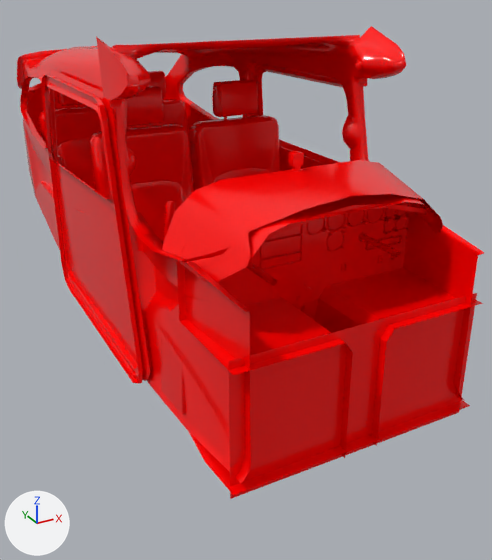
Renders of the FBX model Unity_PlanePreFlightCheck/Assets/_/ART/3D/3DModels/Plane/3D_Cessna_172_Int.fbx from each side of a commit.
Rendered twice from a camera (50 mm lens) standing at (-1.21, -2.26, 2.13) and looking at (0.18, 0.26, 0.86). The axes (+X, +Y, +Z) are drawn at lower left. The lights are the same throughout. The first picture is the older version. Where no turn or scale is listed for an object, it has been applied to the vertices. Vertices at exactly the same position are counted once.

The older version as bpy lines, for what is in view:
```python
me_mesh_001 = bpy.data.meshes.new('Mesh.001')
me_mesh_001.from_pydata(...)  # 6787 vertices, 6150 faces; spans x -0.54..0.54, y -1.41..1.41, z -0.64..0.64
me_mesh_001.materials.append(mat_mat_cessna_172_int)  # red #ff0000
me_mesh_002 = bpy.data.meshes.new('Mesh.002')
me_mesh_002.from_pydata(...)  # 650 vertices, 658 faces; spans x -0.148..0.148, y -0.264..0.264, z -0.087..0.087
me_mesh_002.materials.append(mat_mat_cessna_172_int)  # red #ff0000
me_mesh_003 = bpy.data.meshes.new('Mesh.003')
me_mesh_003.from_pydata(...)  # 650 vertices, 658 faces; spans x -0.148..0.148, y -0.264..0.264, z -0.087..0.087
me_mesh_003.materials.append(mat_mat_cessna_172_int)  # red #ff0000
me_mesh_035 = bpy.data.meshes.new('Mesh.035')
me_mesh_035.from_pydata(...)  # 889 vertices, 848 faces; spans x -0.052..0.052, y 0.014..0.04, z -0.08..0.08
me_mesh_035.materials.append(mat_mat_cessna_172_int)  # red #ff0000
me_mesh_077 = bpy.data.meshes.new('Mesh.077')
me_mesh_077.from_pydata(...)  # 101 vertices, 85 faces; spans x -0.0246..0.0246, y -0.0142..0.0142, z -0.0307..0.0307
me_mesh_077.materials.append(mat_mat_cessna_172_int)  # red #ff0000
ob_cadran_b = bpy.data.objects.new('cadran_B', me_mesh_035)
ob_cadran_b.location = (0.382, -0.513, 1.381)
ob_cockpit = bpy.data.objects.new('Cockpit', me_mesh_001)
ob_cockpit.location = (0.0, 0.552, 1.331)
ob_compass = bpy.data.objects.new('Compass', me_mesh_077)
ob_compass.location = (0.0, -0.407, 1.583)
ob_yoke_2 = bpy.data.objects.new('Yoke_2', me_mesh_002)
ob_yoke_2.location = (-0.238, -0.409, 1.35)
ob_yoke_3 = bpy.data.objects.new('Yoke_3', me_mesh_003)
ob_yoke_3.location = (0.238, -0.409, 1.35)
```
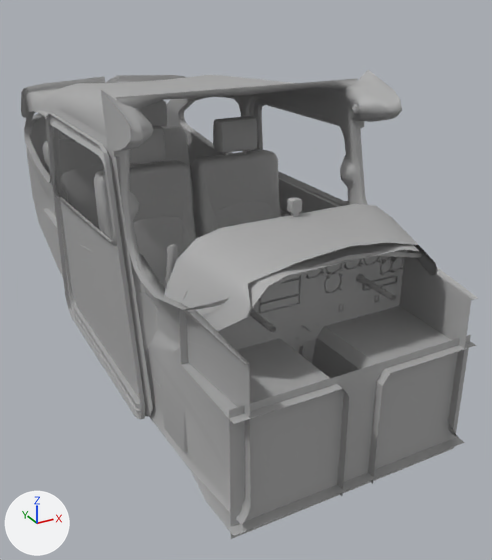
Where the newer file only moved an object's origin or applied its transform, the numbers keep the older frame.

Where the change shows, as pixel boxes [x1, y1, x2, y2] in the pictures (492 x 560 px):
'Cockpit', recoloured, moved
    before: [17, 26, 484, 499]
    after: [21, 70, 478, 539]
'Yoke_2', recoloured
    both: [163, 201, 277, 333]
'Yoke_3', recoloured
    both: [357, 234, 401, 301]
'Compass', recoloured, moved
    before: [288, 151, 304, 172]
    after: [287, 197, 302, 218]
'cadran_B', moved, recoloured
    before: [383, 202, 411, 234]
    after: [380, 250, 405, 275]

The change in detail:
Material 'standardSurface1' (mat_standardsurface1) is new.
Its base color is (0.4, 0.4, 0.4) (grey #aaaaaa).
me_mesh_077 is used by ob_compass; location (0.0, -0.407, 1.583).
me_mesh_077 had 101 vertices, 85 faces and spanned x -0.0246..0.0246, y -0.0142..0.0142, z -0.0307..0.0307.
me_mesh_077 no longer uses material mat_mat_cessna_172_int (red #ff0000).
me_mesh_077 now has 101 vertices, 85 faces and spans x -0.0246..0.0246, y -0.0142..0.0142, z -0.1894..-0.128.
me_mesh_077 part 1: the whole mesh is moved by (0.0, 0.0, -0.1587).
me_mesh_077 gains material mat_standardsurface1 (grey #aaaaaa).
me_mesh_001 has 6787 vertices, 6150 faces and spans x -0.54..0.54, y -1.41..1.41, z -0.64..0.64.
me_mesh_001 no longer uses material mat_mat_cessna_172_int (red #ff0000).
me_mesh_001 gains material mat_standardsurface1 (grey #aaaaaa).
me_mesh_002 has 650 vertices, 658 faces and spans x -0.148..0.148, y -0.264..0.264, z -0.087..0.087.
me_mesh_002 no longer uses material mat_mat_cessna_172_int (red #ff0000).
me_mesh_002 gains material mat_standardsurface1 (grey #aaaaaa).
me_mesh_035 has 889 vertices, 848 faces and spans x -0.052..0.052, y 0.014..0.04, z -0.08..0.08.
me_mesh_035 no longer uses material mat_mat_cessna_172_int (red #ff0000).
me_mesh_035 gains material mat_standardsurface1 (grey #aaaaaa).
me_mesh_003 has 650 vertices, 658 faces and spans x -0.148..0.148, y -0.264..0.264, z -0.087..0.087.
me_mesh_003 no longer uses material mat_mat_cessna_172_int (red #ff0000).
me_mesh_003 gains material mat_standardsurface1 (grey #aaaaaa).
Object 'Cockpit' (ob_cockpit) moves from (0.0, 0.552, 1.331) to (0.0, 0.552, 1.172).
Object 'cadran_B' (ob_cadran_b) moves from (0.382, -0.513, 1.381) to (0.382, -0.513, 1.222).
